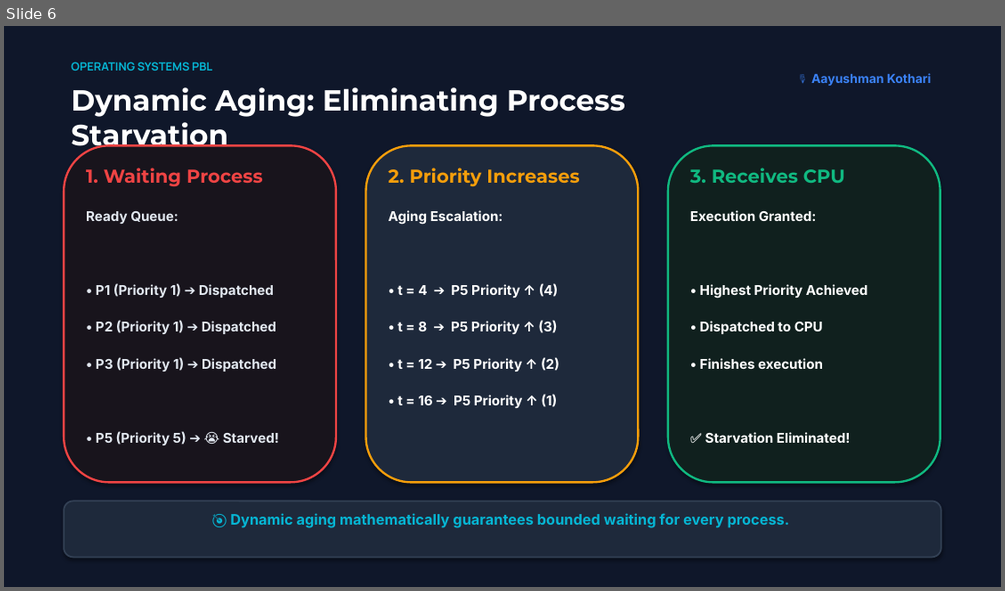
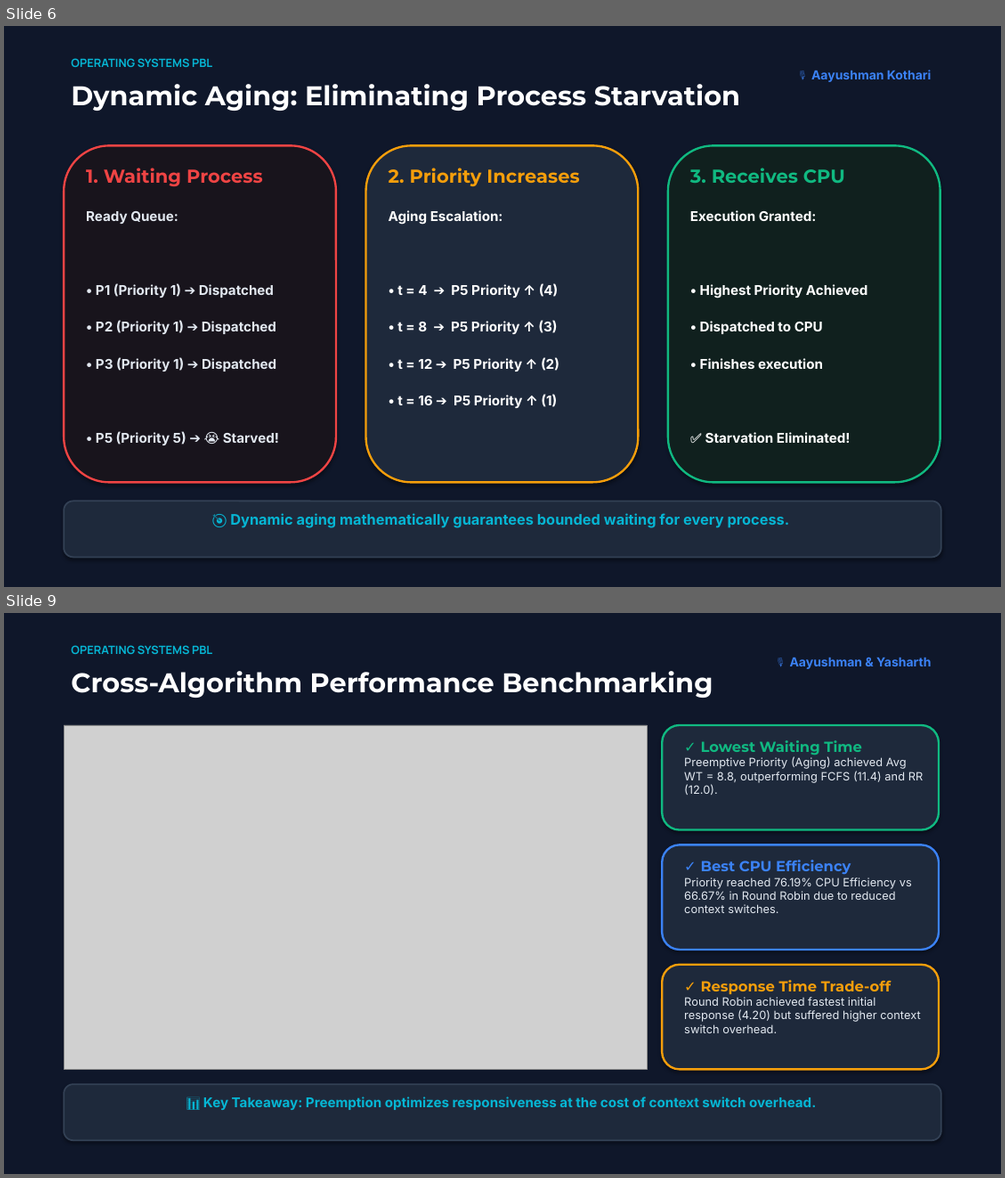
Before and after one commit to SPARSHsrihero1/OS-PBL-CPU-Scheduler, a slide deck: OS_PBL_Presentation_Deck.pptx. Shown one above the other, each under a label of ours: slide 6 before the commit, slides 6 and 9 after it; the slides between them are not shown. The pictures are 1005x591 and 1005x1178 pixels, drawn with LibreOffice and Linux fonts; fonts in the diff are those of the drawing; grey boxes stand for pictures. Boxes give left, top, right and bottom in pixels: in the first picture for what was removed or moved away, otherwise in the second. Text is boxed around its words. In the diff, an @@ line names an element or a change of style, - is before the commit and + after.

Commit message:
Make software screenshots the hero: embed real Streamlit UI, actual RM/EDF results, and real benchmark plots into PPTX

```diff
--- a/OS_PBL_Presentation_Deck.pptx
+++ b/OS_PBL_Presentation_Deck.pptx
@@ slide 9 added at <box>4,613,1001,1174</box>, background #FFFFFF @@
@@ rectangle added at <box>4,613,1001,1174</box>, fill #0F172A @@
@@ text added at <box>71,645,212,654</box>, 11 pt, text #06B6D4, bold @@
+OPERATING SYSTEMS PBL
@@ text added at <box>790,657,930,669</box>, 12 pt, text #3B82F6, bold @@
+🎙️ Aayushman & Yasharth
@@ text added at <box>71,671,712,698</box>, 26 pt, text #FFFFFF, bold @@
+Cross-Algorithm Performance Benchmarking
@@ picture added at <box>64,725,647,1070</box> @@
@@ rounded rectangle added at <box>662,725,938,830</box>, fill #1E293B, outline #10B981 2 pt @@
@@ text added at <box>684,740,923,795</box>, 11 pt, text #E2E8F0 @@
+✓ Lowest Waiting Time
+Preemptive Priority (Aging) achieved Avg WT = 8.8, outperforming FCFS (11.4) and RR (12.0).
@@ rounded rectangle added at <box>662,844,938,949</box>, fill #1E293B, outline #3B82F6 2 pt @@
@@ text added at <box>684,860,912,913</box>, 11 pt, text #E2E8F0 @@
+✓ Best CPU Efficiency
+Priority reached 76.19% CPU Efficiency vs 66.67% in Round Robin due to reduced context switches.
@@ rounded rectangle added at <box>662,965,938,1070</box>, fill #1E293B, outline #F59E0B 2 pt @@
@@ text added at <box>684,980,920,1033</box>, 11 pt, text #E2E8F0 @@
+✓ Response Time Trade-off
+Round Robin achieved fastest initial response (4.20) but suffered higher context switch overhead.
@@ rounded rectangle added at <box>64,1084,941,1140</box>, fill #1E293B, outline #334155 1.5 pt @@
@@ text added at <box>203,1096,816,1110</box>, 13 pt, text #06B6D4, bold @@
+📊 Key Takeaway: Preemption optimizes responsiveness at the cost of context switch overhead.
@@ slide 6 changed as well @@
@@ text "OPERATING SYSTEMS PBL": place and size @@
-text "OPERATING SYSTEMS PBL" at <box>71,62,212,70</box>
+text "OPERATING SYSTEMS PBL" at <box>71,58,212,67</box>
@@ text "Dynamic Aging: Eliminating Process Starvation" at <box>71,84,740,111</box>: size 28 to 26 pt @@
@@ text "🎙️ Aayushman Kothari": place and size @@
-text "🎙️ Aayushman Kothari" at <box>811,73,931,86</box>
+text "🎙️ Aayushman Kothari" at <box>811,70,931,82</box>
```
Also in this commit, not shown: 6 other slides changed, 2 other slides added, 3 slides removed, 2 other files.
